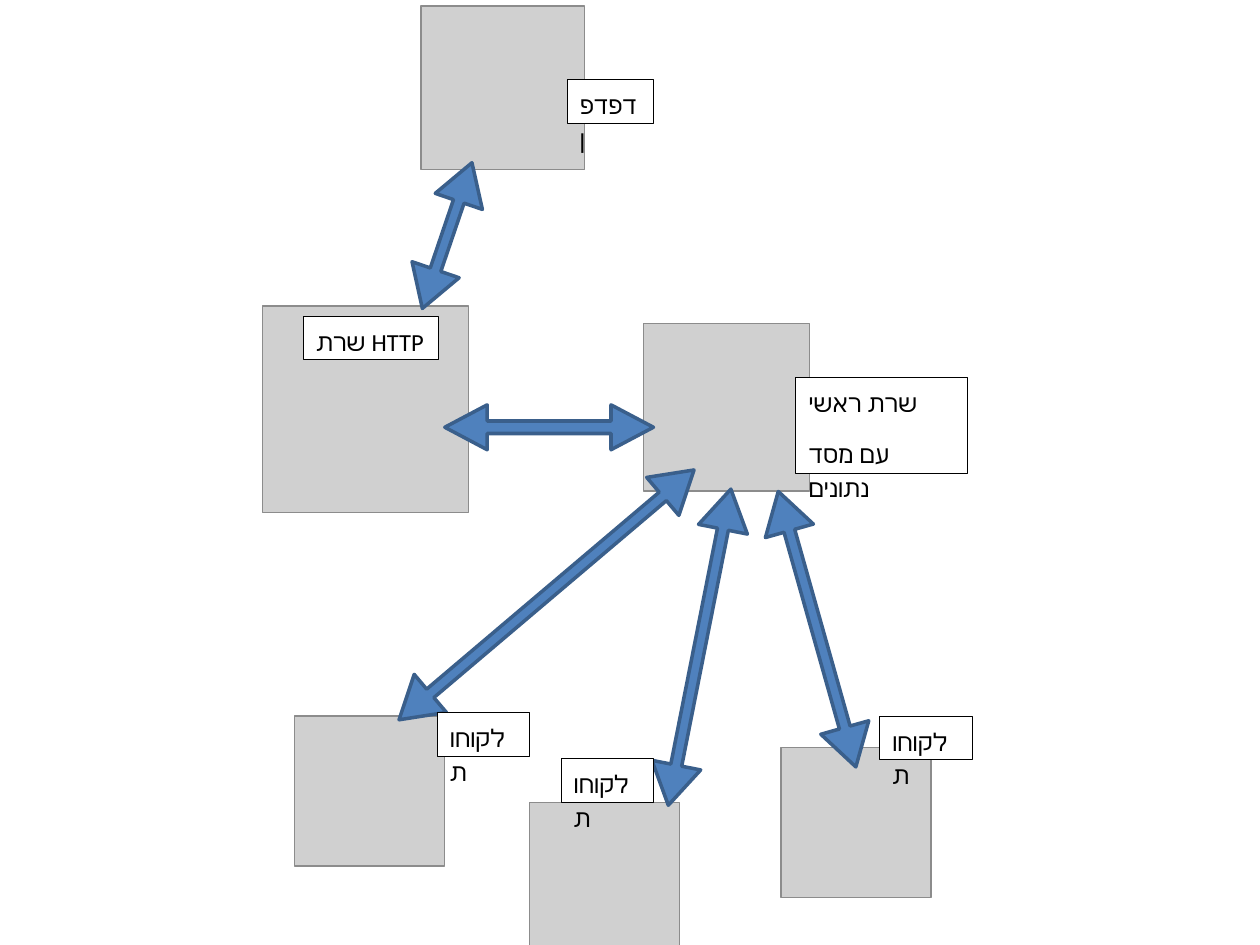
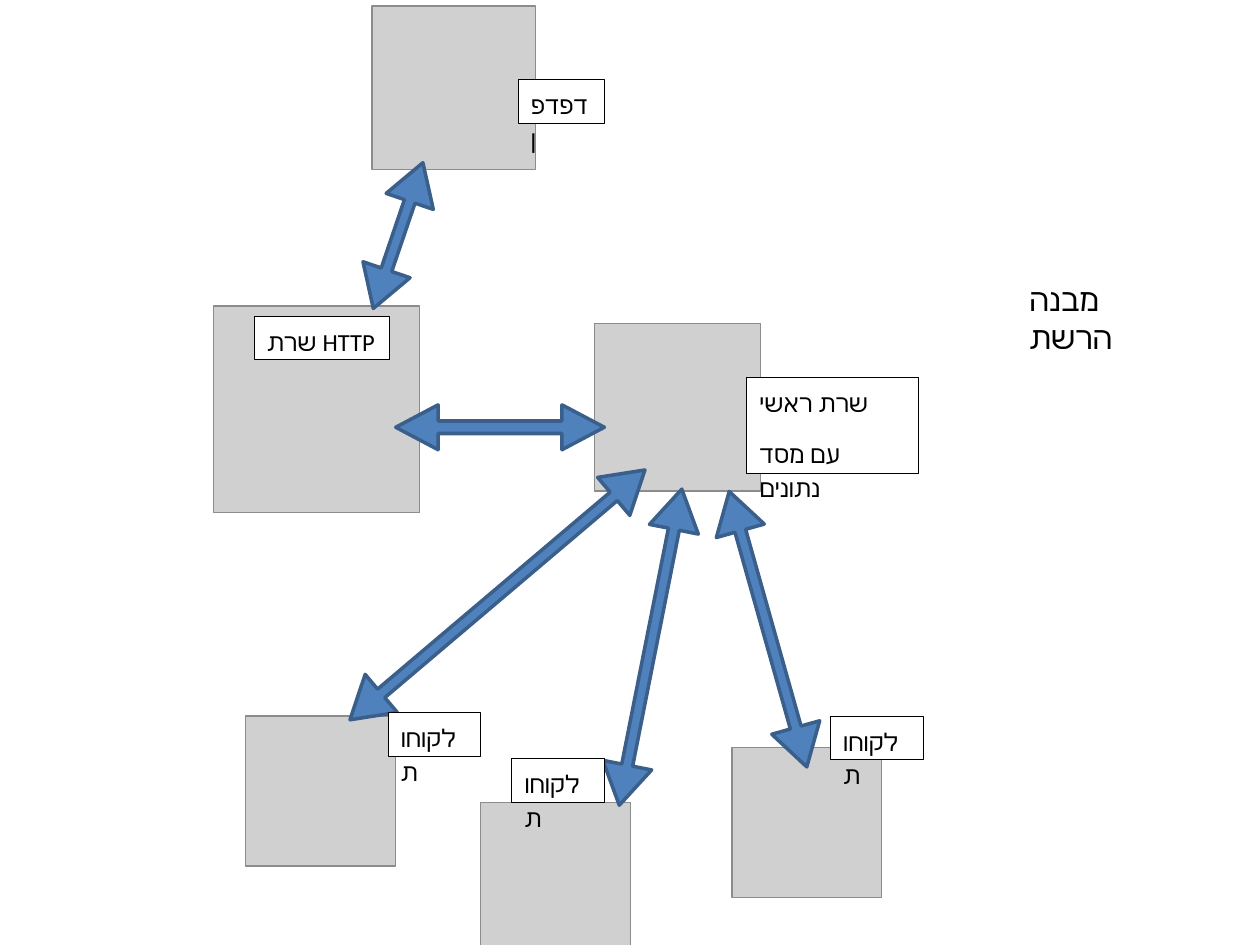
Before and after one commit to Arielwest/Project, a slide deck: slide 4 of מצגת נלווית.pptx. Drawn at 1260x945 pixels with LibreOffice and Linux fonts; fonts in the diff are those of the drawing; grey boxes stand for pictures. Boxes give left, top, right and bottom in pixels: in the first picture for what was removed or moved away, otherwise in the second. Text is boxed around its words. In the diff, an @@ line names an element or a change of style, - is before the commit and + after.

```diff
--- a/מצגת נלווית.pptx
+++ b/מצגת נלווית.pptx
@@ text added at bbox=[1029, 292, 1112, 349], 18 pt, text #000000 @@
+מבנה הרשת
@@ 6 pictures, 6 rectangles, 4 up down arrows, 1 left right arrow: place and size @@
-6 pictures, 6 rectangles, 4 up down arrows, 1 left right arrow at bbox=[262, 6, 971, 945]
+6 pictures, 6 rectangles, 4 up down arrows, 1 left right arrow at bbox=[213, 6, 922, 945]
```
Also in this commit, not shown: 1 other slide changed, 2 slides added, 2 slides removed, 1 other file.
